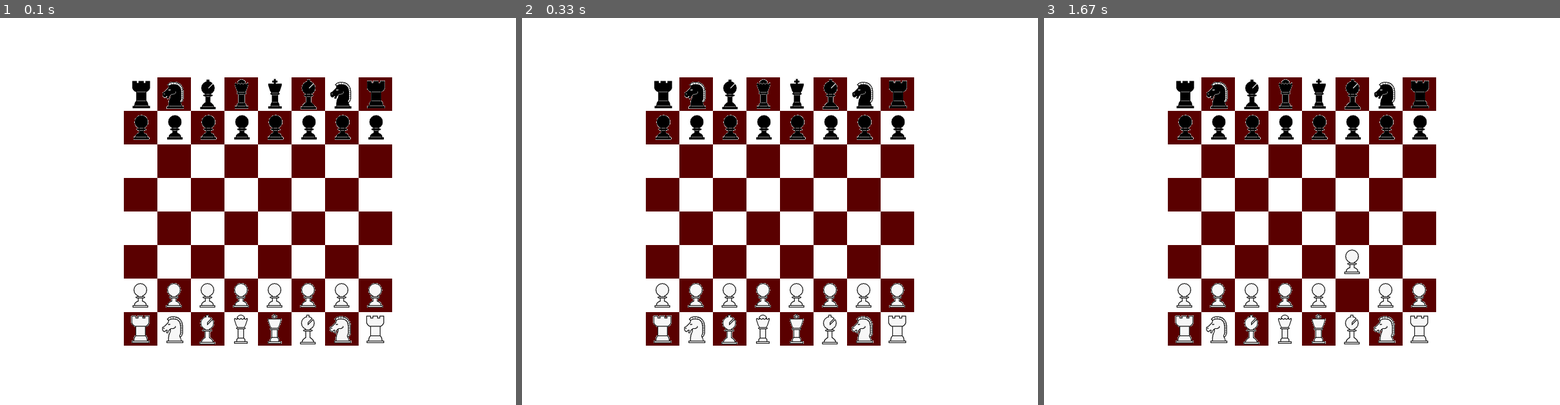
Above: before the commit, frames 1-3 (left to right).
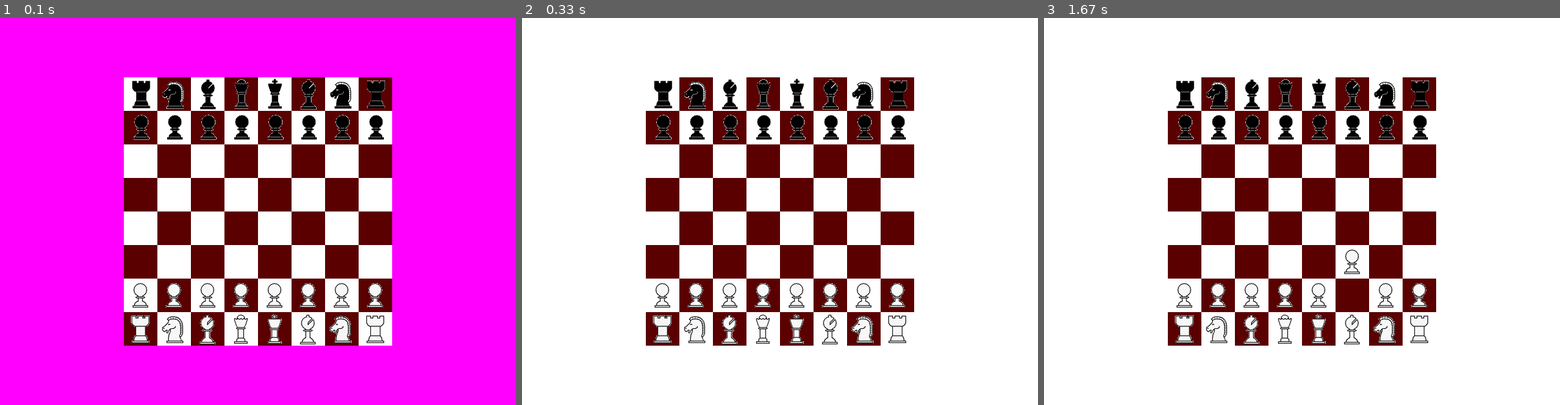
Above: after the commit, the same moments.

Repository: cknolla/pygame-chess
Game: pygame game, started from main.py
Two runs of this game, one before a commit and one after it. Both use one fixed random seed, a clock stepped at 60 frames per second and the inputs below.
Inputs (mouse positions are in pixels of both pictures, inside the frame that each line leads up to):
- Up to frame 1 (0.1 s): no input
- Up to frame 2 (0.33 s): no input
- Up to frame 3 (1.67 s): click (1302, 211) at 0.4 s; click (1353, 296) at 0.73 s; click (1142, 304) at 1.07 s; click (1363, 246) at 1.4 s

The runs differ from the first frame. In frame 1, 64% of the frame differs, in the area x 0-100%, y 0-100%; in frame 2, nothing differs; in frame 3, nothing differs.

Commit message:
working on bishop movement

Diff:
--- a/main.py
+++ b/main.py
@@ -44,12 +44,12 @@
         self.rect.left = (SCREEN_WIDTH - self.rect.width) / 2
         self.rect.top = (SCREEN_HEIGHT - self.rect.height) / 2
         self.positions = [
-            [BoardPosition(x, y, self) for y in range(8)] for x in range(8)
+            [Position(x, y, self) for y in range(8)] for x in range(8)
         ]
         # print(self.positions)
 
 
-class BoardPosition(pygame.sprite.Sprite):
+class Position(pygame.sprite.Sprite):
     def __init__(self, x: int, y: int, board: Board):
         super().__init__()
         self.x = x
@@ -79,6 +79,11 @@
         :return:
         """
 
+    def clear_piece(self):
+        self.piece = None
+
+
+
 
 class Piece(pygame.sprite.Sprite):
     def __init__(self, player: Player):
@@ -87,8 +92,8 @@
         self.image: pygame.image = None
         self.rect: pygame.Rect = None
         # self.image = pygame.image.load(image)
-        self.board_position: BoardPosition = None
-        self.initial_board_position: BoardPosition = None
+        self.position: Position = None
+        self.initial_position: Position = None
         self.player: Player = player
         player.pieces.append(self)
         # self.surface: pygame.Surface = pygame.image.load(image).convert()
@@ -100,52 +105,129 @@
         self.surface = self.image
         self.rect = self.image.get_rect()
 
-    def set_position(self, board_position: BoardPosition):
-        if self.board_position is None:
-            self.initial_board_position = board_position
-        self.board_position = board_position
-        board_position.piece = self
-        self.rect.left = board_position.rect.left
-        self.rect.top = board_position.rect.top
+    def set_position(self, position: Position):
+        if self.position is None:
+            self.initial_position = position
+        else:
+            # unset old position's piece
+            self.position.piece = None
+        self.position = position
+        # reset position's piece to self
+        position.piece = self
+        self.rect.left = position.rect.left
+        self.rect.top = position.rect.top
 
     # def draw(self):
     #     self.rect = self.image.get_rect()
     #     self.rect.topleft = 0, 0
 
-    def can_move(self, position: BoardPosition) -> bool:
+    def can_move(self, position: Position) -> bool:
         raise NotImplementedError('Child class must define a movement')
 
 
 class Pawn(Piece):
-    def can_move(self, position: BoardPosition) -> bool:
+    def can_move(self, position: Position) -> bool:
+        # same position
+        if position == self.position:
+            return False
+        # own piece in the way
         if position.piece is not None and position.piece.player == self.player:
             return False
-        if position.x == self.board_position.x and position.y == (self.board_position.y + self.player.y_direction):
+        # standard forward move
+        elif position.x == self.position.x and \
+            position.y == (self.position.y + self.player.y_direction) and \
+            position.piece is None:
+            return True
+        # double-move from starting position
+        elif position.x == self.position.x and \
+            position.y == (self.position.y + (self.player.y_direction * 2)) and \
+            self.position == self.initial_position and \
+            position.piece is None:
+            return True
+        # attack move into a position occupied by enemy
+        elif (position.x == (self.position.x + 1) or position.x == (self.position.x - 1)) and \
+            position.y == (self.position.y + self.player.y_direction) and \
+            position.piece is not None and \
+            position.piece.player != self.player:
             return True
 
 
 class Rook(Piece):
-    def can_move(self, position: BoardPosition) -> bool:
+    def can_move(self, position: Position) -> bool:
+        board = position.board
+        # same position
+        if position == self.position:
+            print('rule 1')
+            return False
+        # own piece in the way
+        if position.piece is not None and position.piece.player == self.player:
+            print('rule 2')
+            return False
+        if position.x == self.position.x and position.y != self.position.y:
+            for y in range(min(position.y, self.position.y), max(position.y, self.position.y), 1):
+                if y == self.position.y:
+                    continue
+                if board.positions[position.x][y].piece is not None:
+                    print(f'{board.positions[position.x][y]} has piece {board.positions[position.x][y].piece.__class__.__name__}')
+                    return False
+            return True
+        if position.x != self.position.x and position.y == self.position.y:
+            for x in range(min(position.x, self.position.x), max(position.x, self.position.x), 1):
+                if x == self.position.x:
+                    continue
+                if board.positions[x][position.y].piece is not None:
+                    print('rule 4')
+                    return False
+            return True
+
+
+class Bishop(Piece):
+    def can_move(self, position: Position) -> bool:
+        board = position.board
+        # same position
+        if position == self.position:
+            print('rule 1')
+            return False
+        # own piece in the way
+        if position.piece is not None and position.piece.player == self.player:
+            print('rule 2')
+            return False
+        # TODO: Fix movement
+        print(f'start position: {self.position.x},{self.position.y}, end position: {position.x},{position.y}')
+        x_dif = position.x - self.position.x
+        y_dif = position.y - self.position.y
+        if abs(x_dif) == abs(y_dif):
+            for dif in range(1, abs(x_dif), 1):
+                x = self.position.x + (dif % x_dif) if x_dif > 0 else self.position.x - (dif % abs(x_dif))
+                y = self.position.y + (dif % y_dif) if y_dif > 0 else self.position.y - (dif & abs(y_dif))
+                print(f'dif: {dif}, x: {x}, y: {y}')
+                if board.positions[x][y].piece is not None:
+                    print(
+                        f'{board.positions[x][y]} has piece {board.positions[x][y].piece.__class__.__name__}')
+                    return False
+            return True
+
+
+class Knight(Piece):
+    def can_move(self, position: Position) -> bool:
+        board = position.board
+        # same position
+        if position == self.position:
+            print('rule 1')
+            return False
+        # own piece in the way
+        if position.piece is not None and position.piece.player == self.player:
+            print('rule 2')
+            return False
+
+
+class Queen(Piece):
+    def can_move(self, position: Position) -> bool:
         pass
 
 
-class Bishop(Piece):
-    def can_move(self, position: BoardPosition) -> bool:
-        pass
-
-
-class Knight(Piece):
-    def can_move(self, position: BoardPosition) -> bool:
-        pass
-
-
-class Queen(Piece):
-    def can_move(self, position: BoardPosition) -> bool:
-        pass
-
-
 class King(Piece):
-    def can_move(self, position: BoardPosition) -> bool:
+    def can_move(self, position: Position) -> bool:
         pass
 
 
@@ -167,7 +249,7 @@
 
 
 class Pygame:
-    def __init__(self, width: int, height: int, fps: int = 60):
+    def __init__(self, width: int, height: int, fps: int = 20):
         """
         :param width:
         :param height:
@@ -253,9 +335,7 @@
                 if event.type == QUIT or (event.type == KEYDOWN and event.key in [K_ESCAPE, K_q]):
                     running = False
                 if event.type == MOUSEBUTTONDOWN:
-                    # TODO: if right-mouse-button, undo piece select
-                    if self.board.rect.collidepoint(event.pos):
-                        self.act(event.pos)
+                    self.act(event.pos, event.button)
 
             if first_loop:
                 self.draw()
@@ -274,29 +354,35 @@
         pygame.display.flip()
         self.screen.blit(self.background, (0, 0))
 
-    def act(self, pos: tuple):
-        player = self.active_player
-        if self.state == State.PIECE_SELECT:
-            for piece in player.pieces:
-                if piece.rect.collidepoint(*pos):
-                    print(f'Selected {player.color} {piece.__class__.__name__}')
-                    self.state = State.MOVE
-                    self.selected_piece = piece
-        elif self.state == State.MOVE:
-            for row in self.board.positions:
-                for position in row:
-                    if position.rect.collidepoint(*pos):
-                        if self.selected_piece.can_move(position):
-                            print(f'Moving {player.color} {self.selected_piece.__class__.__name__} to {position}')
-                            self.selected_piece.set_position(position)
-                            self.draw()
-                            self.state = State.PIECE_SELECT
-                            self.active_player = self.next_player()
-                        else:
-                            print(f'Not a legal move')
-
-
-
+    def act(self, pos: tuple, button: int):
+        if button == 1 and self.board.rect.collidepoint(pos):
+            player = self.active_player
+            if self.state == State.PIECE_SELECT:
+                for piece in player.pieces:
+                    if piece.rect.collidepoint(*pos):
+                        print(f'Selected {player.color} {piece.__class__.__name__}')
+                        self.state = State.MOVE
+                        self.selected_piece = piece
+            elif self.state == State.MOVE:
+                for row in self.board.positions:
+                    for position in row:
+                        if position.rect.collidepoint(*pos):
+                            if self.selected_piece.can_move(position):
+                                print(f'Moving {player.color} {self.selected_piece.__class__.__name__} to {position}')
+                                if position.piece is not None:
+                                    position.piece.player.pieces.remove(position.piece)
+                                    position.piece.kill()
+                                self.selected_piece.set_position(position)
+                                self.selected_piece = None
+                                self.draw()
+                                self.state = State.PIECE_SELECT
+                                self.active_player = self.next_player()
+                            else:
+                                print(f'Not a legal move')
+        elif button == 3 and self.state == State.MOVE:
+            self.state = State.PIECE_SELECT
+            self.selected_piece = None
+            print('Canceled piece selection')
 
     def load(self) -> GameSession:
         try:
